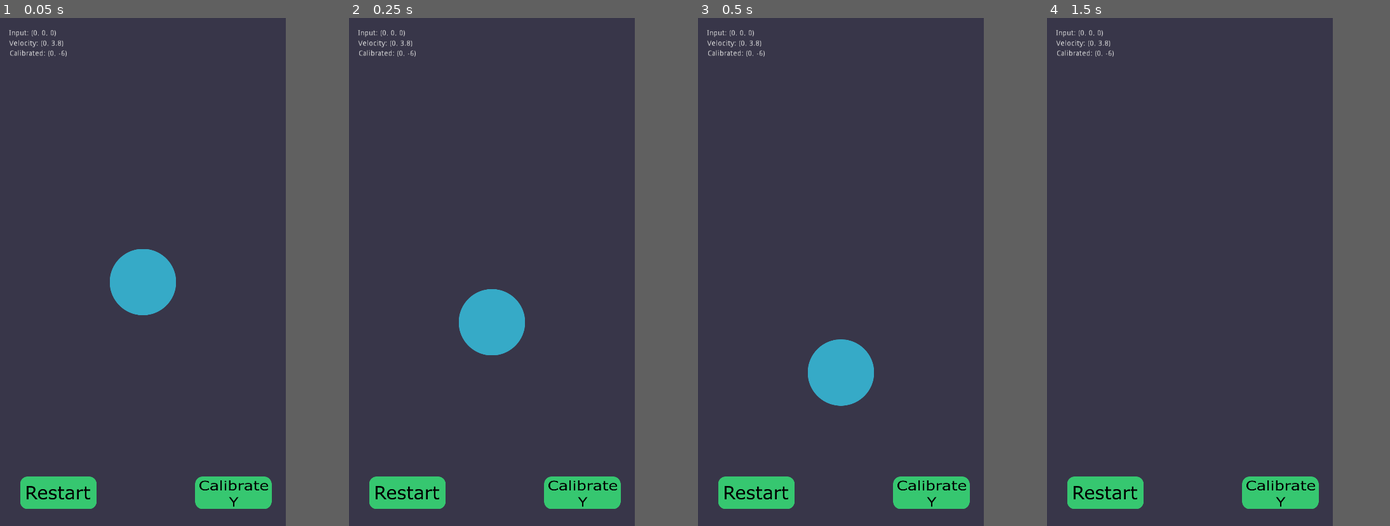
Above: before the commit, frames 1-4 (left to right).
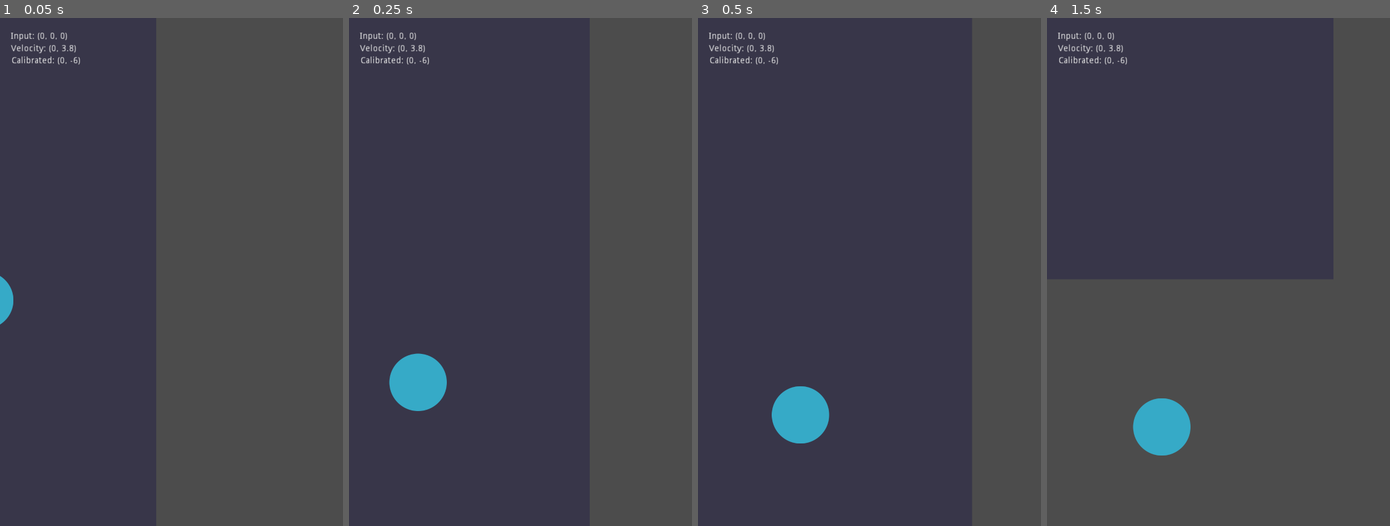
Above: after the commit, the same moments.

Repository: sredna43/bubbledash
Game: Godot game, scene res://levels/Level1.tscn
Same seed, same stepped clock (60 frames per second), same inputs: the game is played once before the commit and once after it.
Inputs:
- Up to frame 1 (0.05 s): no input
- Up to frame 2 (0.25 s): no input
- Up to frame 3 (0.5 s): no input
- Up to frame 4 (1.5 s): no input
In our replay, the window is 450x800 before the commit and 540x800 after it. These sizes can differ from the game's own. Grey fills any space a smaller window leaves; there, only what the larger window draws over its background counts as a difference.

The runs differ from the first frame. In frame 1, 5.5% of the frame differs, in the area x 0-80%, y 2-97%; in frame 2, 6.8%, in the area x 2-80%, y 2-97%; in frame 3, 6.7%; in frame 4, 4.8%.

Commit message:
added a camera

Diff:
--- a/characters/Player.tscn
+++ b/characters/Player.tscn
@@ -8,19 +8,21 @@
 [ext_resource path="res://sprites/calibrate_y.png" type="Texture" id=6]
 
 [sub_resource type="CircleShape2D" id=1]
-radius = 17.8461
+radius = 13.2352
 
 [node name="Player" type="KinematicBody2D"]
-position = Vector2( 544.303, 603.776 )
+position = Vector2( 579.226, 1280.01 )
 script = ExtResource( 2 )
 __meta__ = {
 "_edit_group_": true
 }
 
 [node name="CollisionShape2D" type="CollisionShape2D" parent="."]
+scale = Vector2( 6.32, 6.32 )
 shape = SubResource( 1 )
 
 [node name="Sprite" type="Sprite" parent="."]
+scale = Vector2( 0.72, 0.72 )
 texture = ExtResource( 1 )
 
 [node name="CanvasLayer" type="CanvasLayer" parent="."]
--- a/characters/player.gd
+++ b/characters/player.gd
@@ -5,7 +5,7 @@
 var input_dir: Vector3 = Vector3()
 var calibrated_zero: Vector2 = Vector2()
 export var max_calibration: float = 6
-export var speed: int = 200
+export var speed: int = 250
 
 
 func _ready():
--- a/levels/Level1.tscn
+++ b/levels/Level1.tscn
@@ -13,4 +13,16 @@
 }
 
 [node name="Player" parent="." instance=ExtResource( 1 )]
-position = Vector2( 608.902, 732.198 )
+position = Vector2( 1250.21, 1040.15 )
+
+[node name="Camera2D" type="Camera2D" parent="Player"]
+offset = Vector2( 0, -50 )
+current = true
+drag_margin_h_enabled = true
+drag_margin_v_enabled = true
+smoothing_enabled = true
+offset_v = -1.0
+drag_margin_left = 0.33
+drag_margin_top = 0.17
+drag_margin_right = 0.33
+drag_margin_bottom = 0.33
--- a/project.godot
+++ b/project.godot
@@ -25,7 +25,6 @@
 window/size/height=1920
 window/size/resizable=false
 window/handheld/orientation="portrait"
-window/stretch/mode="2d"
 
 [global]
 
